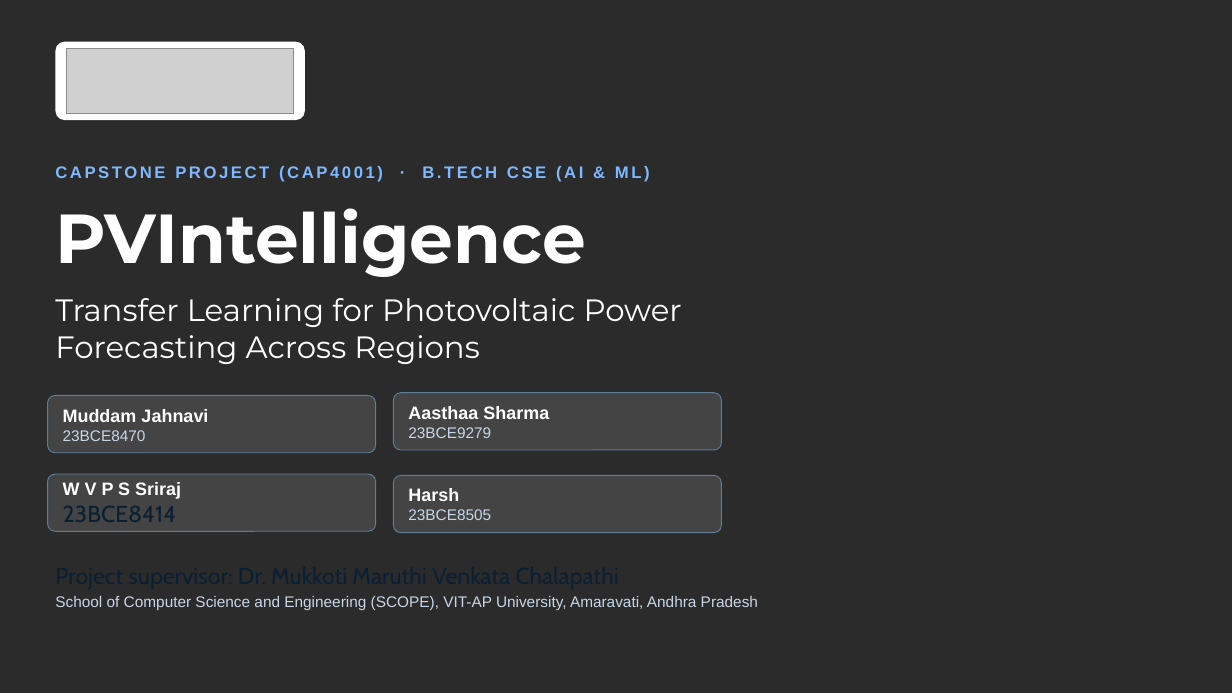
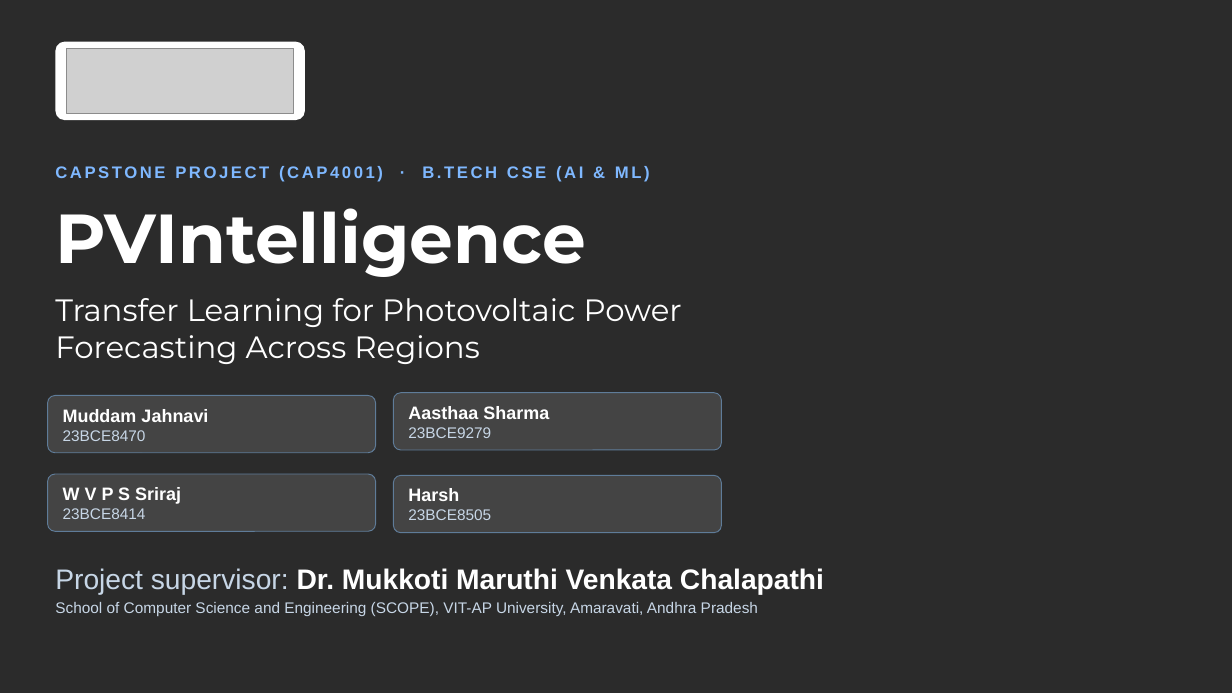
Before and after one commit to wvpssriraj10/PVIntelligence, a slide deck: slide 1 of PVIntelligence_Research_Defence.pptx. Drawn at 1232x693 pixels with LibreOffice and Linux fonts; fonts in the diff are those of the drawing; grey boxes stand for pictures; background and template pictures are left out; a plain dark background stands for a picture behind light text. Boxes give left, top, right and bottom in pixels: in the first picture for what was removed or moved away, otherwise in the second. Text is boxed around its words. In the diff, an @@ line names an element or a change of style, - is before the commit and + after.

```diff
--- a/PVIntelligence_Research_Defence.pptx
+++ b/PVIntelligence_Research_Defence.pptx
@@ text in rounded rectangle at (63,508,146,519): size 18 to 12 pt, font Cabin to Arial, text colour #0B1F33 to #C7D6E6 in "23BCE8414" @@
@@ text at (55,568,824,595): size 18 to 22 pt, font Cabin to Arial in "Project supervisor: Dr. Mukkoti Maruthi Venkata Chalapathi"; text colour #0B1F33 to #C7D6E6 in "Project supervisor:"; text colour #0B1F33 to #FFFFFF, bold on in "Dr. Mukkoti Maruthi Venkata Chalapathi" @@
```
Also in this commit, not shown: 9 other slides changed, 3 other files.
